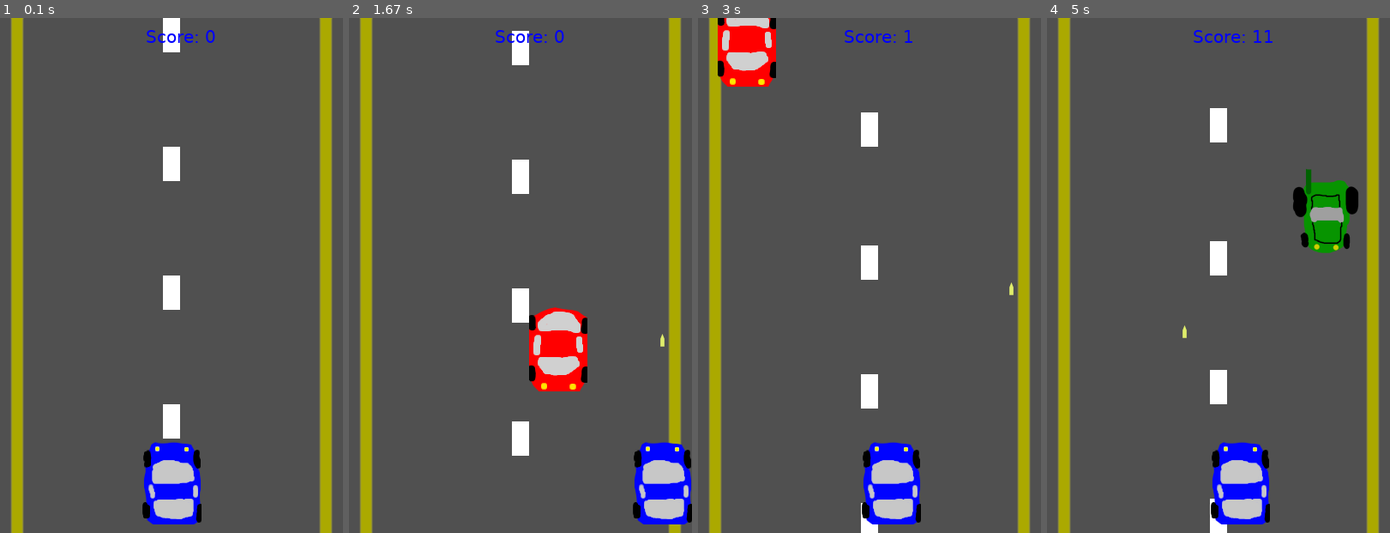
Above: before the commit, frames 1-4 (left to right).
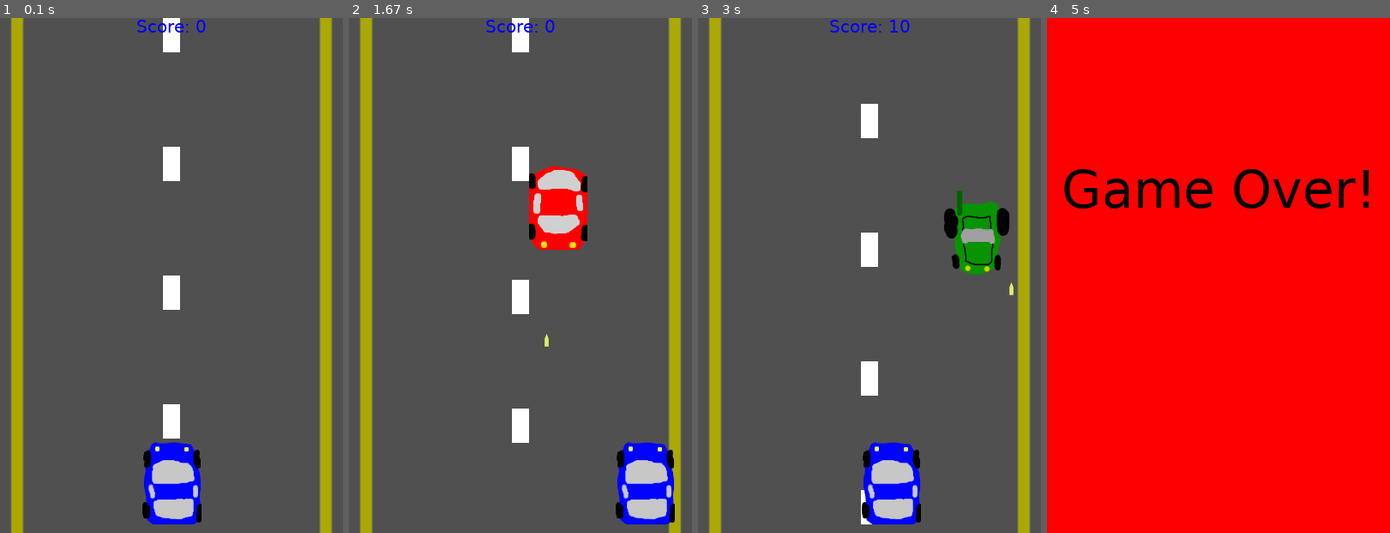
Above: after the commit, the same moments.

Repository: mnguyen4/learning-py-game
Game: pygame game, started from src/game_main_2.py
Two runs of this game, one before a commit and one after it. Both use one fixed random seed, a clock stepped at 60 frames per second and the inputs below.
Inputs (mouse positions are in pixels of both pictures, inside the frame that each line leads up to):
- Up to frame 1 (0.1 s): no input
- Up to frame 2 (1.67 s): hold Esc 0.33-0.8 s; hold Right 0.33-0.8 s; click (520, 275) at 0.88 s; hold Right 1.17-1.63 s; move the mouse to (630, 260) at 1.2 s; tap Space at 1.23, 1.53 s
- Up to frame 3 (3 s): click (787, 280) at 1.72 s; hold Right 2-2.47 s; tap Space at 2.07, 2.37, 2.57, 2.87 s; hold Left from 2.5 s (still down)
- Up to frame 4 (5 s): release Left at 3.03 s; hold Left 3.07-3.47 s; tap Space at 3.13, 3.43, 3.57, 3.87, 4.23, 4.53, 4.73 s; hold Right 3.5-4.13 s; hold Left 4.17-4.63 s; hold Right from 4.67 s (still down)

The runs differ from the first frame. In frame 1, 0.4% of the frame differs, in the area x 40-63%, y 0-5%; in frame 2, 8.8%; in frame 3, 5.5%; in frame 4, 100%, in the area x 0-100%, y 0-100%.

Commit message:
Added in-game menu.

Diff:
--- a/src/characters.py
+++ b/src/characters.py
@@ -70,3 +70,10 @@
 
     def draw(self, surface):
         surface.blit(self.image, self.rect)
+
+class Button(pygame.sprite.Sprite):
+    def __init__(self, btn_text, btn_color):
+        super().__init__()
+        self.surf = pygame.Surface((game_state.SCREEN_WIDTH / 2, 40))
+        self.surf.fill(btn_color)
+        self.surf.blit(btn_text, btn_text.get_rect(center=(self.surf.get_width() / 2, self.surf.get_height() / 2)))
--- /dev/null
+++ b/src/game_functions.py
@@ -0,0 +1,34 @@
+import game_state
+import sys
+from pygame.locals import *
+from characters import *
+
+def menu(game_surface):
+    fps = pygame.time.Clock()
+    font = pygame.font.SysFont("Verdana", 40)
+    small_font = pygame.font.SysFont("Verdana", 20)
+    menu_txt = font.render("Menu", True, game_state.WHITE)
+    resume_txt = small_font.render("Resume", True, game_state.BLACK)
+    quit_txt = small_font.render("Quit", True, game_state.BLACK)
+    game_surface.fill(game_state.BLACK)
+    game_surface.blit(menu_txt, (game_state.SCREEN_WIDTH / 2 - menu_txt.get_width() / 2, game_state.SCREEN_HEIGHT / 3))
+    resume_btn = Button(resume_txt, game_state.GREEN)
+    resume_btn.rect = resume_btn.surf.get_rect(center=(game_state.SCREEN_WIDTH / 2, game_state.SCREEN_HEIGHT / 2))
+    game_surface.blit(resume_btn.surf, resume_btn.rect)
+    quit_btn = Button(quit_txt, game_state.RED)
+    quit_btn.rect = quit_btn.surf.get_rect(center=(game_state.SCREEN_WIDTH / 2, game_state.SCREEN_HEIGHT / 2 + 50))
+    game_surface.blit(quit_btn.surf, quit_btn.rect)
+    while game_state.MENU:
+        mouse = pygame.mouse.get_pos()
+        for event in pygame.event.get():
+            if event.type == QUIT:
+                pygame.quit()
+                sys.exit()
+            if event.type == pygame.MOUSEBUTTONDOWN:
+                if resume_btn.rect.left <= mouse[0] <= resume_btn.rect.right and resume_btn.rect.top <= mouse[1] <= resume_btn.rect.bottom:
+                    game_state.MENU = False
+                if quit_btn.rect.left <= mouse[0] <= quit_btn.rect.right and quit_btn.rect.top <= mouse[1] <= quit_btn.rect.bottom:
+                    pygame.quit()
+                    sys.exit()
+        fps.tick(game_state.FRAME_RATE)
+        pygame.display.update()
--- a/src/game_main_2.py
+++ b/src/game_main_2.py
@@ -4,25 +4,19 @@
 from pygame.locals import *
 from characters import *
 import game_state
+import game_functions
 
 # initialization
 pygame.init()
-FRAME_RATE = 60
 fps = pygame.time.Clock()
-BLACK = (0, 0, 0)
-WHITE = (255, 255, 255)
-RED = (255, 0, 0)
-GREEN = (0, 255, 0)
-BLUE = (0, 0, 255)
 # setting font
 font = pygame.font.SysFont("Verdana", 60)
 font_small = pygame.font.SysFont("Verdana", 20)
-game_over = font.render("Game Over!", True, BLACK)
-
+game_over = font.render("Game Over!", True, game_state.BLACK)
 background = pygame.image.load("resources/background.png")
 # create display surface
 DISPLAY_SURF = pygame.display.set_mode((game_state.SCREEN_WIDTH, game_state.SCREEN_HEIGHT))
-DISPLAY_SURF.fill(WHITE)
+DISPLAY_SURF.fill(game_state.WHITE)
 pygame.display.set_caption("The Game")
 # draw
 p1 = Player()
@@ -65,15 +59,15 @@
         DISPLAY_SURF.blit(entity.image, entity.rect)
         entity.move()
     # display score
-    scores = font_small.render("Score: " + str(game_state.SCORE), True, BLUE)
-    DISPLAY_SURF.blit(scores, (game_state.SCREEN_WIDTH / 2 - 30, 10))
+    scores = font_small.render("Score: " + str(game_state.SCORE), True, game_state.BLUE)
+    DISPLAY_SURF.blit(scores, scores.get_rect(center=(game_state.SCREEN_WIDTH / 2, 10)))
     # scale speed on score
     game_state.SPEED = (game_state.SCORE // 100) + 5
     # collision detection
     if pygame.sprite.spritecollideany(p1, enemies):
         pygame.mixer.Sound("resources/pop.wav").play()
-        DISPLAY_SURF.fill(RED)
-        DISPLAY_SURF.blit(game_over, (40, game_state.SCREEN_HEIGHT / 3))
+        DISPLAY_SURF.fill(game_state.RED)
+        DISPLAY_SURF.blit(game_over, game_over.get_rect(center=(game_state.SCREEN_WIDTH / 2, game_state.SCREEN_HEIGHT / 3)))
         pygame.display.update()
         for entity in all_sprites:
             entity.kill()
@@ -83,6 +77,10 @@
         game_state.SCORE += 10
         power = game_state.SCORE // 100
         game_state.POWER = power if power < 4 else 4
+    pressed_keys = pygame.key.get_pressed()
+    if pressed_keys[K_ESCAPE]:
+        game_state.MENU = True
+        game_functions.menu(DISPLAY_SURF)
 
-    fps.tick(60)
+    fps.tick(game_state.FRAME_RATE)
     pygame.display.update()
--- a/src/game_state.py
+++ b/src/game_state.py
@@ -1,11 +1,20 @@
 import pygame
 
+# colors
+BLACK = (0, 0, 0)
+WHITE = (255, 255, 255)
+RED = (255, 0, 0)
+GREEN = (0, 255, 0)
+BLUE = (0, 0, 255)
+# basic properties
 SCREEN_WIDTH = 400
 SCREEN_HEIGHT = 600
+FRAME_RATE = 60
 SPEED = 0
 SCORE = 0
 CAN_SHOOT = True
 POWER = 0
+MENU = False
 # user events
 INC_SPEED = pygame.USEREVENT + 1
 SPAWN_ENEMY = pygame.USEREVENT + 2
